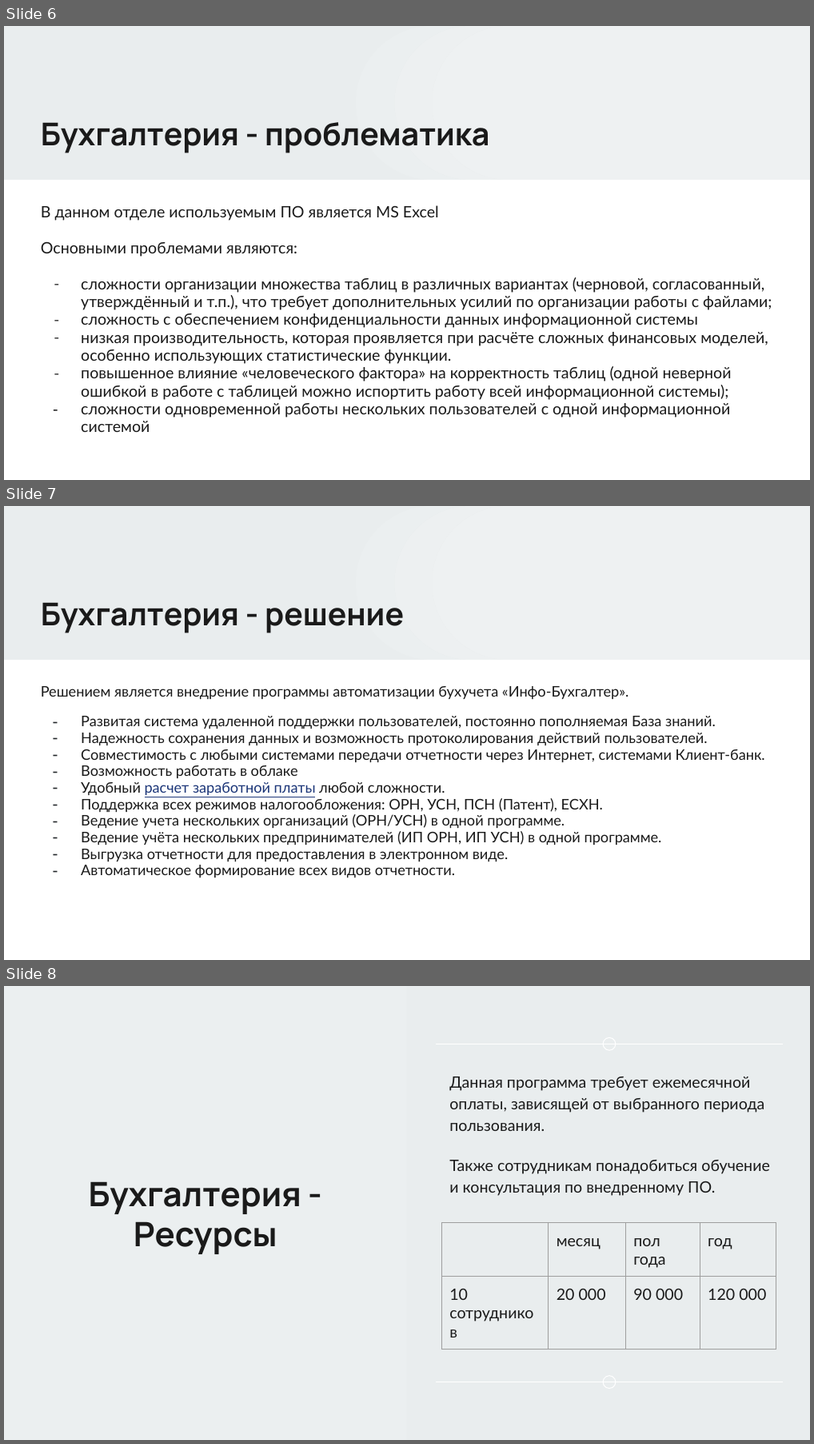
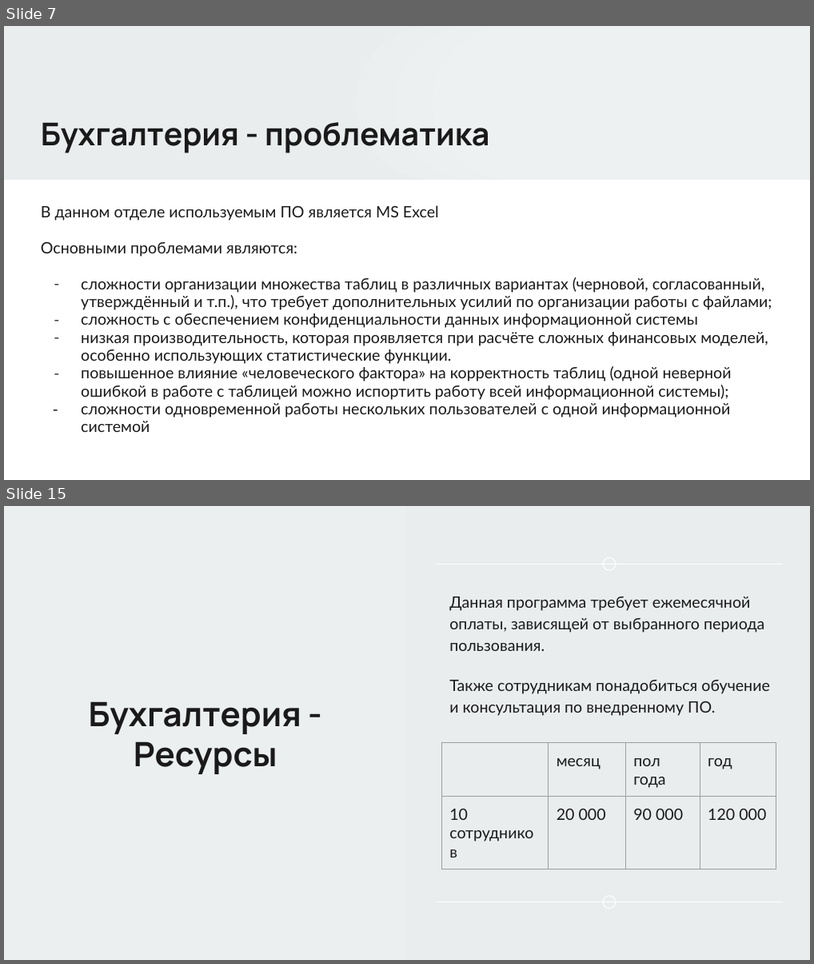
Before and after one commit to Kolonin-Gleb-Studying/SIT, a slide deck: Отчёт об эффективности СИТ студенты/София.pptx. Shown one above the other, each under a label of ours: slides 6, 7 and 8 before the commit, slides 7 and 15 after it; the slides between them are not shown. The pictures are 814x1444 and 814x964 pixels, drawn with LibreOffice and Linux fonts; fonts in the diff are those of the drawing. Boxes give left, top, right and bottom in pixels: in the first picture for what was removed or moved away, otherwise in the second. Text is boxed around its words. In the diff, an @@ line names an element or a change of style, - is before the commit and + after.

Commit message:
Решение 3 КТ

```diff
--- a/Отчёт об эффективности СИТ студенты/София.pptx
+++ b/Отчёт об эффективности СИТ студенты/София.pptx
@@ slide 7 removed at (4, 506, 810, 960), background #FFFFFF; not listed: 8 template elements that a slide beside it also shows @@
@@ title removed at (41, 602, 404, 633) @@
-Бухгалтерия - решение
@@ text removed at (41, 686, 766, 877) @@
-Решением является внедрение программы автоматизации бухучета «Инфо-Бухгалтер».
-– Развитая система удаленной поддержки пользователей, постоянно пополняемая База знаний.
-– Надежность сохранения данных и возможность протоколирования действий пользователей.
-– Совместимость с любыми системами передачи отчетности через Интернет, системами Клиент-банк.
-– Возможность работать в облаке
-– Удобный расчет заработной платы любой сложности.
-– Поддержка всех режимов налогообложения: ОРН, УСН, ПСН (Патент), ЕСХН.
-– Ведение учета нескольких организаций (ОРН/УСН) в одной программе.
-– Ведение учёта нескольких предпринимателей (ИП ОРН, ИП УСН) в одной программе.
-– Выгрузка отчетности для предоставления в электронном виде.
-– Автоматическое формирование всех видов отчетности.
@@ what was slide 6 is now slide 7 @@
@@ what was slide 8 is now slide 15 @@
```
Also in this commit, not shown: 4 slides changed, 23 slides added, 3 other files.
